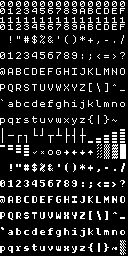
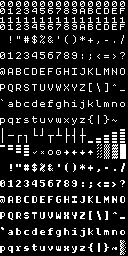
Comparing the layer stacks of the two (128, 256) images. Changes:
painted on "Background Merged" over box(120, 240, 126, 255)
